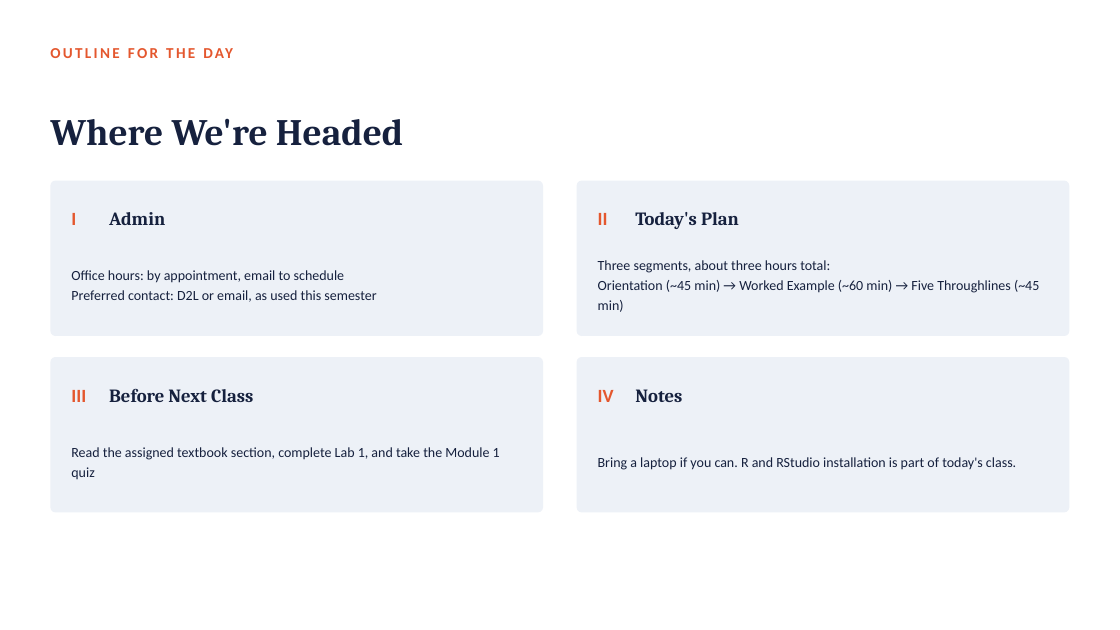
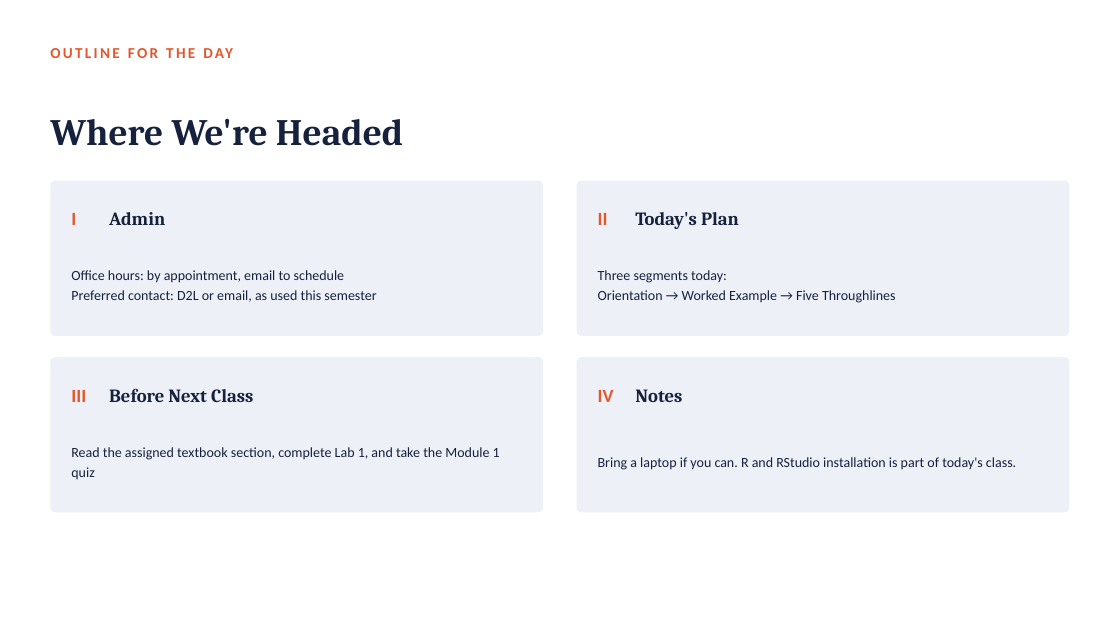
Before and after one commit to fmurital/Teaching-Curriculum, a slide deck: slide 4 of Sports-Analytics-Undergraduate/01_Introduction_to_Basketball_Analytics/Lecture_Slides/Module_01_Introduction_to_Basketball_Analytics.pptx (slide 3 before the commit). Drawn at 1120x630 pixels with LibreOffice and Linux fonts; fonts in the diff are those of the drawing. Boxes give left, top, right and bottom in pixels: in the first picture for what was removed or moved away, otherwise in the second. Text is boxed around its words. In the diff, an @@ line names an element or a change of style, - is before the commit and + after.

```diff
--- a/Sports-Analytics-Undergraduate/01_Introduction_to_Basketball_Analytics/Lecture_Slides/Module_01_Introduction_to_Basketball_Analytics.pptx
+++ b/Sports-Analytics-Undergraduate/01_Introduction_to_Basketball_Analytics/Lecture_Slides/Module_01_Introduction_to_Basketball_Analytics.pptx
@@ text at bbox=[598, 270, 896, 303]: text changed @@
-Three segments, about three hours total:
-Orientation (~45 min) → Worked Example (~60 min) → Five Throughlines (~45 min)
+Three segments today:
+Orientation → Worked Example → Five Throughlines
```
Also in this commit, not shown: 4 other slides changed, 1 slide added.
